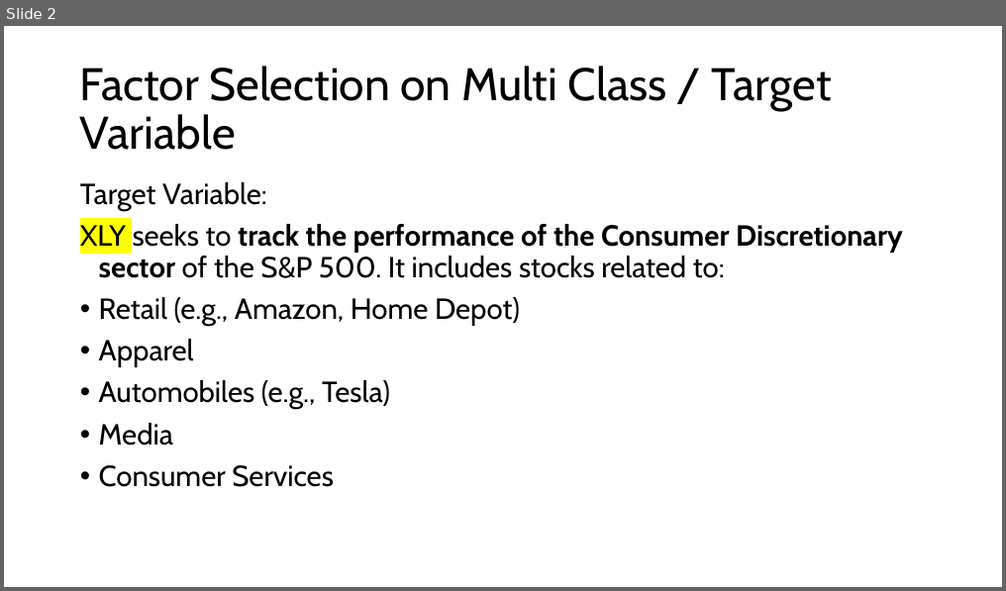
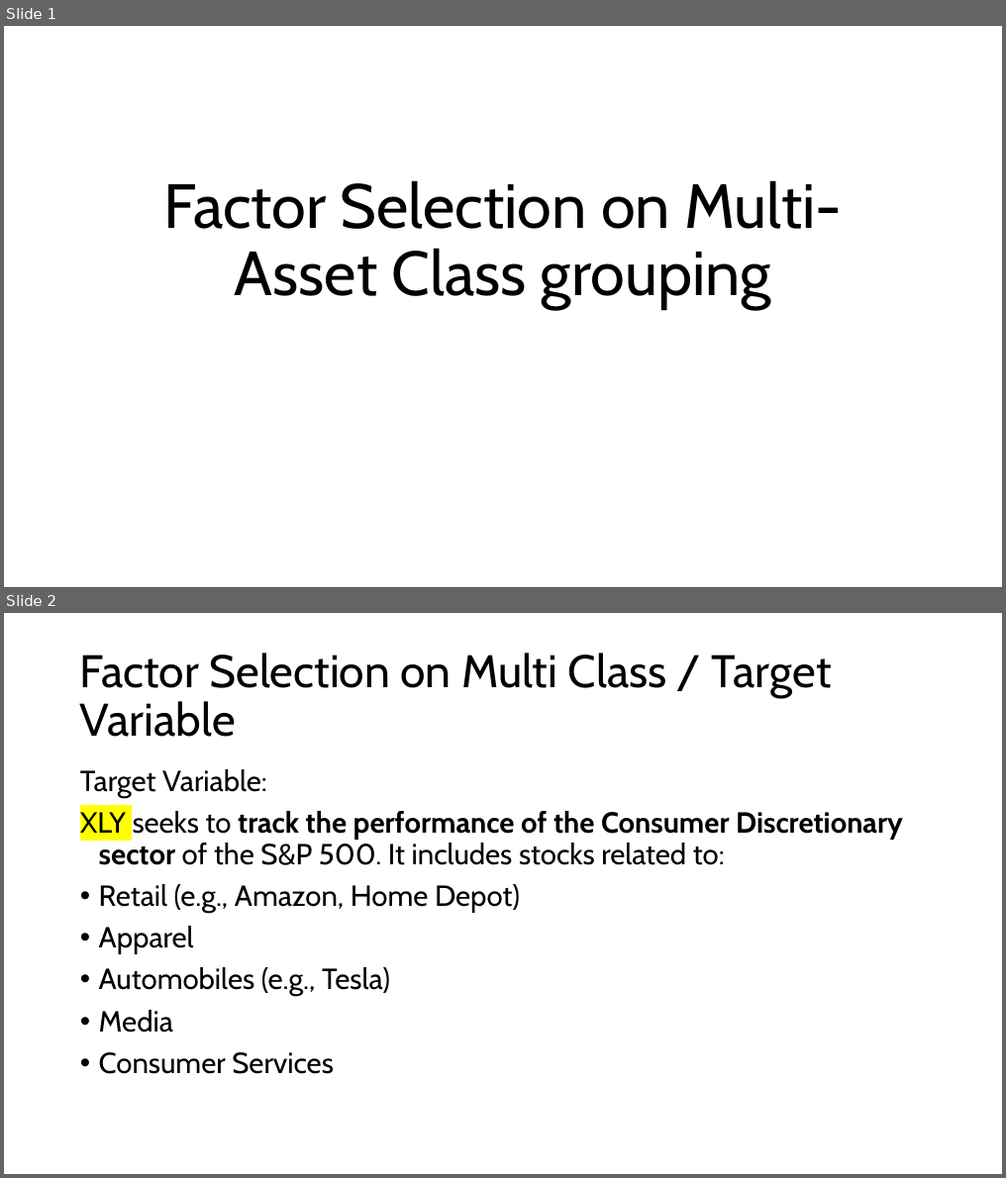
Before and after one commit to frannuca/TransformerTimeSeries, a slide deck: resultsSummary.pptx. Shown one above the other, each under a label of ours: slide 2 before the commit, slides 1 and 2 after it. The pictures are 1006x591 and 1006x1178 pixels, drawn with LibreOffice and Linux fonts; fonts in the diff are those of the drawing. Boxes give left, top, right and bottom in pixels: in the first picture for what was removed or moved away, otherwise in the second. Text is boxed around its words. In the diff, an @@ line names an element or a change of style, - is before the commit and + after.

```diff
--- a/resultsSummary.pptx
+++ b/resultsSummary.pptx
@@ slide 1 added at <box>4,26,1002,587</box>, background #FFFFFF @@
@@ title added at <box>164,180,842,310</box>, 60 pt, text #000000 @@
+Factor Selection on Multi-Asset Class grouping
```
Also in this commit, not shown: 1 slide removed, 1 other file.
